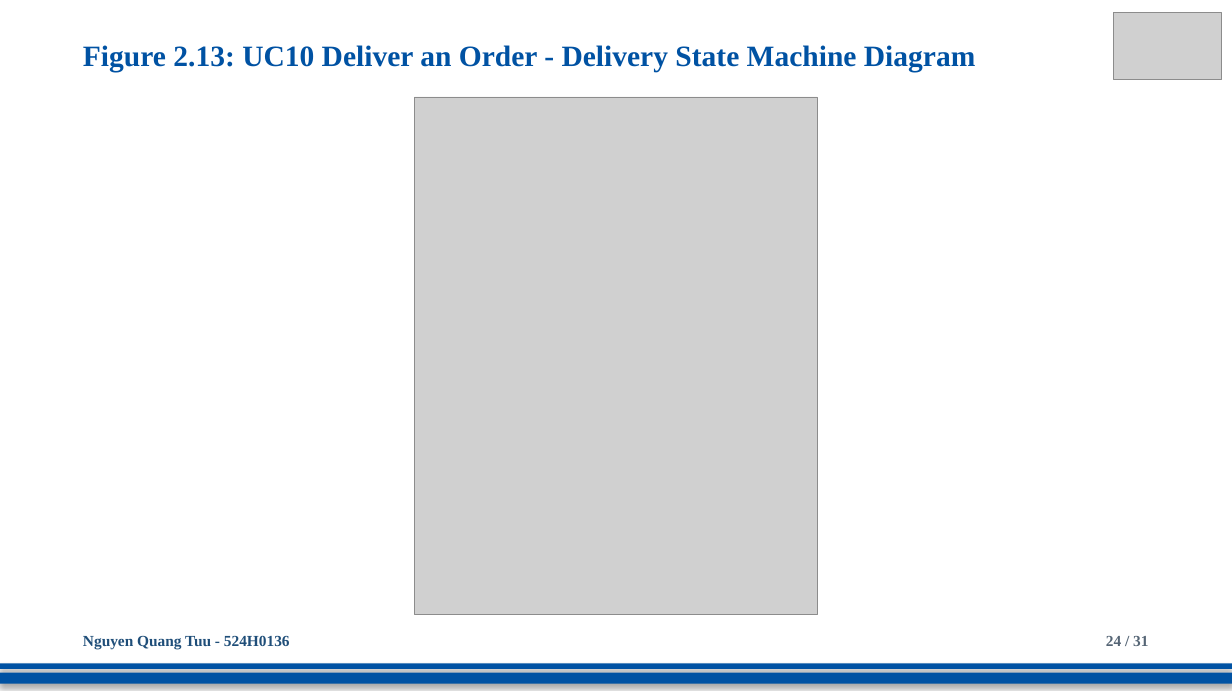
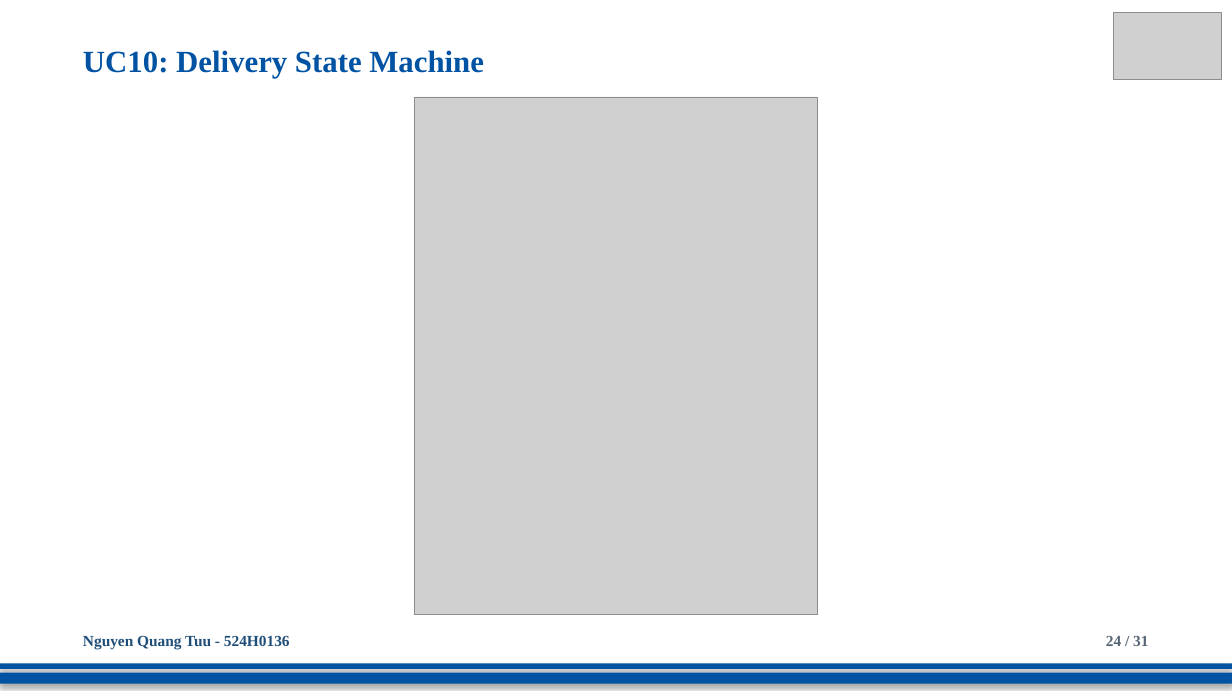
Before and after one commit to DoQuocTrung06/SaigonBite-RAD-TeamF10, a slide deck: slide 24 of Part_2/TeamF10_Presentation_for_SaigonBite.pptx. Drawn at 1232x693 pixels with LibreOffice and Linux fonts; fonts in the diff are those of the drawing; grey boxes stand for pictures. Boxes give left, top, right and bottom in pixels: in the first picture for what was removed or moved away, otherwise in the second. Text is boxed around its words. In the diff, an @@ line names an element or a change of style, - is before the commit and + after.

```diff
--- a/Part_2/TeamF10_Presentation_for_SaigonBite.pptx
+++ b/Part_2/TeamF10_Presentation_for_SaigonBite.pptx
@@ text at (83, 50, 484, 78): text changed; size 23 to 24 pt @@
-Figure 2.13: UC10 Deliver an Order - Delivery State Machine Diagram
+UC10: Delivery State Machine
```
Also in this commit, not shown: 29 other slides changed.
